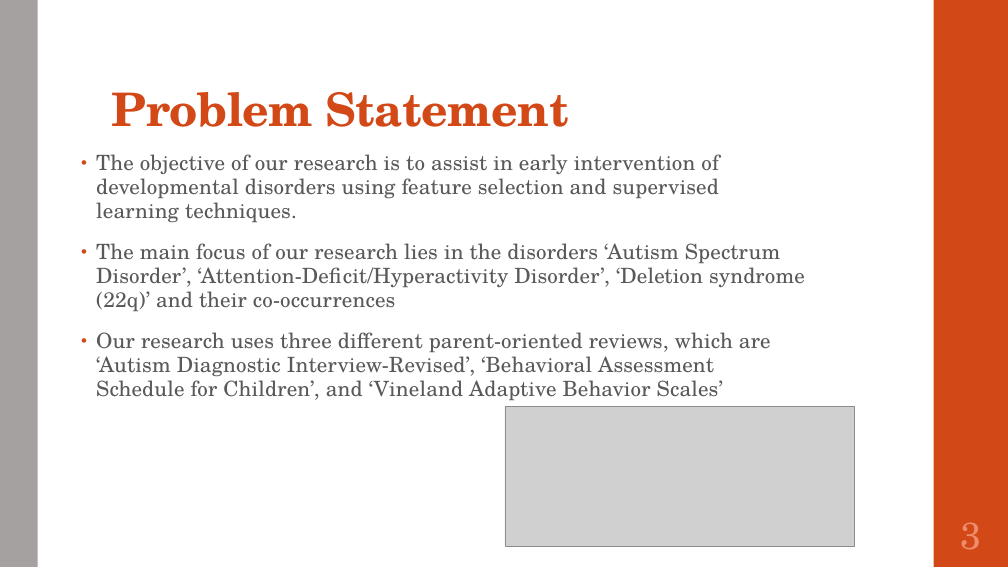
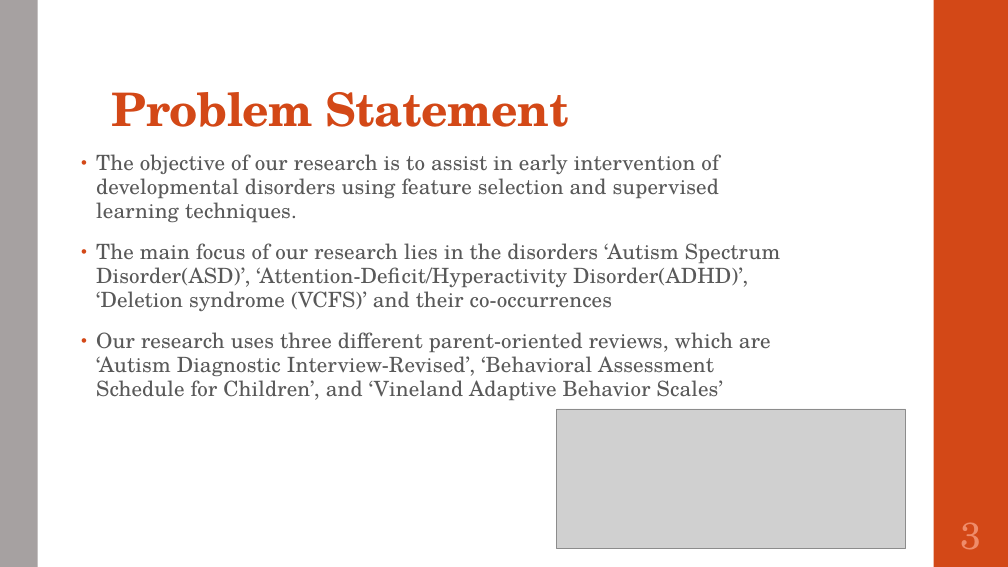
Before and after one commit to SirichandanaSambatur/CADDC, a slide deck: slide 3 of FinalReport.pptx. Drawn at 1008x567 pixels with LibreOffice and Linux fonts; fonts in the diff are those of the drawing; grey boxes stand for pictures. Boxes give left, top, right and bottom in pixels: in the first picture for what was removed or moved away, otherwise in the second. Text is boxed around its words. In the diff, an @@ line names an element or a change of style, - is before the commit and + after.

Commit message:
final commit

```diff
--- a/FinalReport.pptx
+++ b/FinalReport.pptx
@@ text at [96,243,780,311]: text changed @@
-• The main focus of our research lies in the disorders ‘Autism Spectrum Disorder’, ‘Attention-Deficit/Hyperactivity Disorder’, ‘Deletion syndrome (22q)’ and their co-occurrences
+• The main focus of our research lies in the disorders ‘Autism Spectrum Disorder(ASD)’, ‘Attention-Deficit/Hyperactivity Disorder(ADHD)’, ‘Deletion syndrome (VCFS)’ and their co-occurrences
@@ picture: place and size @@
-picture at [505,407,854,547]
+picture at [557,409,906,549]
```
Also in this commit, not shown: 6 other slides changed.
